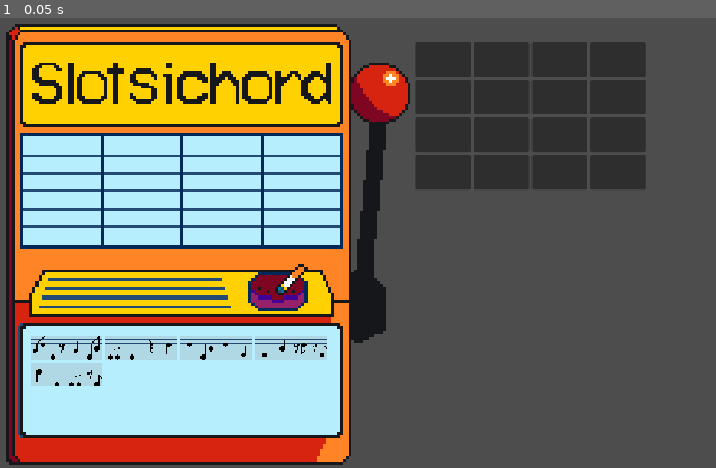
Above: before the commit, frame 1.
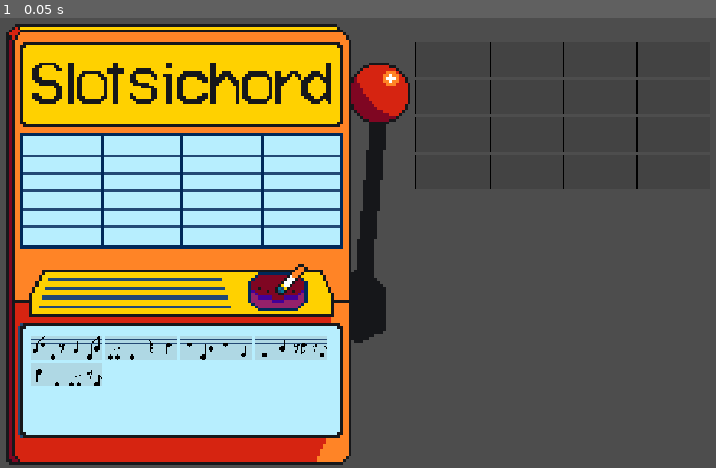
Above: after the commit, the same moment.

Repository: twhassall/slotsichord
Game: Godot game, scene res://scenes/actualScreens/MainScreen.tscn
The game is run twice, just before and just after one commit, with the same random seed, the same clock (stepped at 60 frames per second) and the same inputs.
Inputs:
- Up to frame 1 (0.05 s): no input

The runs differ from the first frame. In frame 1, 0.2% of the frame differs, in the area x 57-90%, y 5-38%.

Commit message:
bar boxes innit

Diff:
--- a/scenes/subScenes/BarSlot.tscn
+++ b/scenes/subScenes/BarSlot.tscn
@@ -2,13 +2,20 @@
 
 [ext_resource type="Script" uid="uid://dtfsrppg6uquv" path="res://scripts/bar_slot.gd" id="1_2b17l"]
 
+[sub_resource type="StyleBoxFlat" id="StyleBoxFlat_0xq38"]
+bg_color = Color(0, 0, 0, 0.12156863)
+border_width_left = 2
+border_color = Color(0, 0, 0, 1)
+anti_aliasing = false
+
 [node name="BarSlot" type="PanelContainer" unique_id=79171669]
-custom_minimum_size = Vector2(80, 50)
+custom_minimum_size = Vector2(106, 50)
 anchors_preset = 15
 anchor_right = 1.0
 anchor_bottom = 1.0
 grow_horizontal = 2
 grow_vertical = 2
+theme_override_styles/panel = SubResource("StyleBoxFlat_0xq38")
 script = ExtResource("1_2b17l")
 
 [node name="TextureRect" type="TextureRect" parent="." unique_id=1227399977]
--- a/scenes/subScenes/slot_machine.tscn
+++ b/scenes/subScenes/slot_machine.tscn
@@ -93,10 +93,10 @@
 [node name="Spin" type="Button" parent="." unique_id=2136534447]
 modulate = Color(1, 1, 1, 0)
 layout_mode = 0
-offset_left = 502.0
-offset_top = 64.0
-offset_right = 591.0
-offset_bottom = 154.0
+offset_left = 543.0
+offset_top = 63.0
+offset_right = 632.0
+offset_bottom = 153.0
 
 [node name="BarOutputArea" type="HFlowContainer" parent="." unique_id=498840211]
 layout_mode = 0
--- a/scripts/arrangement_area.gd
+++ b/scripts/arrangement_area.gd
@@ -9,6 +9,11 @@
 	for line_index in range(4):
 		#create a 'line' box
 		var line = HBoxContainer.new()
+		#change the spacing of the newly made box so lines merge together properly
+
+		#todo borders
+		line.add_theme_constant_override("separation", 0)
+
 		#add this as a child of our container
 		lines_container.add_child(line)
 
--- a/scripts/bar_slot.gd
+++ b/scripts/bar_slot.gd
@@ -1,11 +1,12 @@
 extends PanelContainer
 
-
-# Called when the node enters the scene tree for the first time.
-func _ready() -> void:
-	pass # Replace with function body.
-
-
-# Called every frame. 'delta' is the elapsed time since the previous frame.
-func _process(delta: float) -> void:
-	pass
+#slots accet the drop
+func _can_drop_data(at_position, data):
+	return true
+	#copy the bar data
+func _drop_data(at_position, data):
+	var barDisplay = load("res://scenes/subScenes/BarDisplay.tscn")
+	var thisBar = barDisplay.instantiate()
+	add_child(thisBar)
+	thisBar.set_bar(data)
+	thisBar.set_textures(MusicLibrary.bar_to_sprites(data))
--- a/scripts/musiclibrary.gd
+++ b/scripts/musiclibrary.gd
@@ -15,6 +15,7 @@
 const NOTES = ["C", "D", "E", "G", "A", "C2"]
 
 var sounds = {}
+var beat_sprites = {}
 var current_bar = []
 var player: AudioStreamPlayer
 
@@ -27,6 +28,69 @@
 	sounds["G"]  = load("res://assets/sounds/notes/G.wav")
 	sounds["A"]  = load("res://assets/sounds/notes/A.wav")
 	sounds["C2"] = load("res://assets/sounds/notes/C2.wav")
+
+	beat_sprites["crot_c"] = load("res://assets/sprites/SLOTMACHINEnotes/crot_c.png")
+	beat_sprites["crot_d"] = load("res://assets/sprites/SLOTMACHINEnotes/crot_d.png")
+	beat_sprites["crot_e"] = load("res://assets/sprites/SLOTMACHINEnotes/crot_e.png")
+	beat_sprites["crot_g"] = load("res://assets/sprites/SLOTMACHINEnotes/crot_g.png")
+	beat_sprites["crot_a"] = load("res://assets/sprites/SLOTMACHINEnotes/crot_a.png")
+	beat_sprites["crot_c2"] = load("res://assets/sprites/SLOTMACHINEnotes/crot_c2.png")
+	beat_sprites["crot_r"] = load("res://assets/sprites/SLOTMACHINEnotes/crot_r.png")
+
+	beat_sprites["quav_cc"] = load("res://assets/sprites/SLOTMACHINEnotes/quav_cc.png")
+	beat_sprites["quav_cd"] = load("res://assets/sprites/SLOTMACHINEnotes/quav_cd.png")
+	beat_sprites["quav_ce"] = load("res://assets/sprites/SLOTMACHINEnotes/quav_ce.png")
+	beat_sprites["quav_cg"] = load("res://assets/sprites/SLOTMACHINEnotes/quav_cg.png")
+	beat_sprites["quav_ca"] = load("res://assets/sprites/SLOTMACHINEnotes/quav_ca.png")
+	beat_sprites["quav_cc2"] = load("res://assets/sprites/SLOTMACHINEnotes/quav_cc2.png")
+	beat_sprites["quav_cr"] = load("res://assets/sprites/SLOTMACHINEnotes/quav_cr.png")
+
+	beat_sprites["quav_dc"] = load("res://assets/sprites/SLOTMACHINEnotes/quav_dc.png")
+	beat_sprites["quav_dd"] = load("res://assets/sprites/SLOTMACHINEnotes/quav_dd.png")
+	beat_sprites["quav_de"] = load("res://assets/sprites/SLOTMACHINEnotes/quav_de.png")
+	beat_sprites["quav_dg"] = load("res://assets/sprites/SLOTMACHINEnotes/quav_dg.png")
+	beat_sprites["quav_da"] = load("res://assets/sprites/SLOTMACHINEnotes/quav_da.png")
+	beat_sprites["quav_dc2"] = load("res://assets/sprites/SLOTMACHINEnotes/quav_dc2.png")
+	beat_sprites["quav_dr"] = load("res://assets/sprites/SLOTMACHINEnotes/quav_dr.png")
+
+	beat_sprites["quav_ec"] = load("res://assets/sprites/SLOTMACHINEnotes/quav_ec.png")
+	beat_sprites["quav_ed"] = load("res://assets/sprites/SLOTMACHINEnotes/quav_ed.png")
+	beat_sprites["quav_ee"] = load("res://assets/sprites/SLOTMACHINEnotes/quav_ee.png")
+	beat_sprites["quav_eg"] = load("res://assets/sprites/SLOTMACHINEnotes/quav_eg.png")
+	beat_sprites["quav_ea"] = load("res://assets/sprites/SLOTMACHINEnotes/quav_ea.png")
+	beat_sprites["quav_ec2"] = load("res://assets/sprites/SLOTMACHINEnotes/quav_ec2.png")
+	beat_sprites["quav_er"] = load("res://assets/sprites/SLOTMACHINEnotes/quav_er.png")
+
+	beat_sprites["quav_gc"] = load("res://assets/sprites/SLOTMACHINEnotes/quav_gc.png")
+	beat_sprites["quav_gd"] = load("res://assets/sprites/SLOTMACHINEnotes/quav_gd.png")
+	beat_sprites["quav_ge"] = load("res://assets/sprites/SLOTMACHINEnotes/quav_ge.png")
+	beat_sprites["quav_gg"] = load("res://assets/sprites/SLOTMACHINEnotes/quav_gg.png")
+	beat_sprites["quav_ga"] = load("res://assets/sprites/SLOTMACHINEnotes/quav_ga.png")
+	beat_sprites["quav_gc2"] = load("res://assets/sprites/SLOTMACHINEnotes/quav_gc2.png")
+	beat_sprites["quav_gr"] = load("res://assets/sprites/SLOTMACHINEnotes/quav_gr.png")
+
+	beat_sprites["quav_ac"] = load("res://assets/sprites/SLOTMACHINEnotes/quav_ac.png")
+	beat_sprites["quav_ad"] = load("res://assets/sprites/SLOTMACHINEnotes/quav_ad.png")
+	beat_sprites["quav_ae"] = load("res://assets/sprites/SLOTMACHINEnotes/quav_ae.png")
+	beat_sprites["quav_ag"] = load("res://assets/sprites/SLOTMACHINEnotes/quav_ag.png")
+	beat_sprites["quav_aa"] = load("res://assets/sprites/SLOTMACHINEnotes/quav_aa.png")
+	beat_sprites["quav_ac2"] = load("res://assets/sprites/SLOTMACHINEnotes/quav_ac2.png")
+	beat_sprites["quav_ar"] = load("res://assets/sprites/SLOTMACHINEnotes/quav_ar.png")
+
+	beat_sprites["quav_c2c"] = load("res://assets/sprites/SLOTMACHINEnotes/quav_c2c.png")
+	beat_sprites["quav_c2d"] = load("res://assets/sprites/SLOTMACHINEnotes/quav_c2d.png")
+	beat_sprites["quav_c2e"] = load("res://assets/sprites/SLOTMACHINEnotes/quav_c2e.png")
+	beat_sprites["quav_c2g"] = load("res://assets/sprites/SLOTMACHINEnotes/quav_c2g.png")
+	beat_sprites["quav_c2a"] = load("res://assets/sprites/SLOTMACHINEnotes/quav_c2a.png")
+	beat_sprites["quav_c2c2"] = load("res://assets/sprites/SLOTMACHINEnotes/quav_c2c2.png")
+	beat_sprites["quav_c2r"] = load("res://assets/sprites/SLOTMACHINEnotes/quav_c2r.png")
+
+	beat_sprites["quav_rc"] = load("res://assets/sprites/SLOTMACHINEnotes/quav_rc.png")
+	beat_sprites["quav_rd"] = load("res://assets/sprites/SLOTMACHINEnotes/quav_rd.png")
+	beat_sprites["quav_re"] = load("res://assets/sprites/SLOTMACHINEnotes/quav_re.png")
+	beat_sprites["quav_rg"] = load("res://assets/sprites/SLOTMACHINEnotes/quav_rg.png")
+	beat_sprites["quav_ra"] = load("res://assets/sprites/SLOTMACHINEnotes/quav_ra.png")
+	beat_sprites["quav_rc2"] = load("res://assets/sprites/SLOTMACHINEnotes/quav_rc2.png")
 
 func generate_beat():
 	##range affect how often certain length of notes appear. We don't want too many rests.
@@ -59,6 +123,14 @@
 	else:
 		return "quav_" + note_to_sprite_name(beat[0][0]) + note_to_sprite_name(beat[1][0])
 
+#call the list from here always
+func bar_to_sprites(bar):
+	var sprites = []
+	for beat in bar:
+		var key = beat_to_key(beat)
+		sprites.append(beat_sprites[key])
+	return sprites
+
 func note_to_sprite_name(note):
 	match note:
 		"C": return "c"
--- a/scripts/slot_machine.gd
+++ b/scripts/slot_machine.gd
@@ -7,7 +7,6 @@
 
 @onready var barOuputarea = $BarOutputArea
 
-var beat_sprites = {}
 var current_bar = []
 var spinSound
 var player: AudioStreamPlayer
@@ -19,84 +18,21 @@
 
 	spinSound = load("res://assets/sounds/slotMachineSpin.wav")
 
-	beat_sprites["crot_c"] = load("res://assets/sprites/SLOTMACHINEnotes/crot_c.png")
-	beat_sprites["crot_d"] = load("res://assets/sprites/SLOTMACHINEnotes/crot_d.png")
-	beat_sprites["crot_e"] = load("res://assets/sprites/SLOTMACHINEnotes/crot_e.png")
-	beat_sprites["crot_g"] = load("res://assets/sprites/SLOTMACHINEnotes/crot_g.png")
-	beat_sprites["crot_a"] = load("res://assets/sprites/SLOTMACHINEnotes/crot_a.png")
-	beat_sprites["crot_c2"] = load("res://assets/sprites/SLOTMACHINEnotes/crot_c2.png")
-	beat_sprites["crot_r"] = load("res://assets/sprites/SLOTMACHINEnotes/crot_r.png")
-
-	beat_sprites["quav_cc"] = load("res://assets/sprites/SLOTMACHINEnotes/quav_cc.png")
-	beat_sprites["quav_cd"] = load("res://assets/sprites/SLOTMACHINEnotes/quav_cd.png")
-	beat_sprites["quav_ce"] = load("res://assets/sprites/SLOTMACHINEnotes/quav_ce.png")
-	beat_sprites["quav_cg"] = load("res://assets/sprites/SLOTMACHINEnotes/quav_cg.png")
-	beat_sprites["quav_ca"] = load("res://assets/sprites/SLOTMACHINEnotes/quav_ca.png")
-	beat_sprites["quav_cc2"] = load("res://assets/sprites/SLOTMACHINEnotes/quav_cc2.png")
-	beat_sprites["quav_cr"] = load("res://assets/sprites/SLOTMACHINEnotes/quav_cr.png")
-
-	beat_sprites["quav_dc"] = load("res://assets/sprites/SLOTMACHINEnotes/quav_dc.png")
-	beat_sprites["quav_dd"] = load("res://assets/sprites/SLOTMACHINEnotes/quav_dd.png")
-	beat_sprites["quav_de"] = load("res://assets/sprites/SLOTMACHINEnotes/quav_de.png")
-	beat_sprites["quav_dg"] = load("res://assets/sprites/SLOTMACHINEnotes/quav_dg.png")
-	beat_sprites["quav_da"] = load("res://assets/sprites/SLOTMACHINEnotes/quav_da.png")
-	beat_sprites["quav_dc2"] = load("res://assets/sprites/SLOTMACHINEnotes/quav_dc2.png")
-	beat_sprites["quav_dr"] = load("res://assets/sprites/SLOTMACHINEnotes/quav_dr.png")
-
-	beat_sprites["quav_ec"] = load("res://assets/sprites/SLOTMACHINEnotes/quav_ec.png")
-	beat_sprites["quav_ed"] = load("res://assets/sprites/SLOTMACHINEnotes/quav_ed.png")
-	beat_sprites["quav_ee"] = load("res://assets/sprites/SLOTMACHINEnotes/quav_ee.png")
-	beat_sprites["quav_eg"] = load("res://assets/sprites/SLOTMACHINEnotes/quav_eg.png")
-	beat_sprites["quav_ea"] = load("res://assets/sprites/SLOTMACHINEnotes/quav_ea.png")
-	beat_sprites["quav_ec2"] = load("res://assets/sprites/SLOTMACHINEnotes/quav_ec2.png")
-	beat_sprites["quav_er"] = load("res://assets/sprites/SLOTMACHINEnotes/quav_er.png")
-
-	beat_sprites["quav_gc"] = load("res://assets/sprites/SLOTMACHINEnotes/quav_gc.png")
-	beat_sprites["quav_gd"] = load("res://assets/sprites/SLOTMACHINEnotes/quav_gd.png")
-	beat_sprites["quav_ge"] = load("res://assets/sprites/SLOTMACHINEnotes/quav_ge.png")
-	beat_sprites["quav_gg"] = load("res://assets/sprites/SLOTMACHINEnotes/quav_gg.png")
-	beat_sprites["quav_ga"] = load("res://assets/sprites/SLOTMACHINEnotes/quav_ga.png")
-	beat_sprites["quav_gc2"] = load("res://assets/sprites/SLOTMACHINEnotes/quav_gc2.png")
-	beat_sprites["quav_gr"] = load("res://assets/sprites/SLOTMACHINEnotes/quav_gr.png")
-
-	beat_sprites["quav_ac"] = load("res://assets/sprites/SLOTMACHINEnotes/quav_ac.png")
-	beat_sprites["quav_ad"] = load("res://assets/sprites/SLOTMACHINEnotes/quav_ad.png")
-	beat_sprites["quav_ae"] = load("res://assets/sprites/SLOTMACHINEnotes/quav_ae.png")
-	beat_sprites["quav_ag"] = load("res://assets/sprites/SLOTMACHINEnotes/quav_ag.png")
-	beat_sprites["quav_aa"] = load("res://assets/sprites/SLOTMACHINEnotes/quav_aa.png")
-	beat_sprites["quav_ac2"] = load("res://assets/sprites/SLOTMACHINEnotes/quav_ac2.png")
-	beat_sprites["quav_ar"] = load("res://assets/sprites/SLOTMACHINEnotes/quav_ar.png")
-
-	beat_sprites["quav_c2c"] = load("res://assets/sprites/SLOTMACHINEnotes/quav_c2c.png")
-	beat_sprites["quav_c2d"] = load("res://assets/sprites/SLOTMACHINEnotes/quav_c2d.png")
-	beat_sprites["quav_c2e"] = load("res://assets/sprites/SLOTMACHINEnotes/quav_c2e.png")
-	beat_sprites["quav_c2g"] = load("res://assets/sprites/SLOTMACHINEnotes/quav_c2g.png")
-	beat_sprites["quav_c2a"] = load("res://assets/sprites/SLOTMACHINEnotes/quav_c2a.png")
-	beat_sprites["quav_c2c2"] = load("res://assets/sprites/SLOTMACHINEnotes/quav_c2c2.png")
-	beat_sprites["quav_c2r"] = load("res://assets/sprites/SLOTMACHINEnotes/quav_c2r.png")
-
-	beat_sprites["quav_rc"] = load("res://assets/sprites/SLOTMACHINEnotes/quav_rc.png")
-	beat_sprites["quav_rd"] = load("res://assets/sprites/SLOTMACHINEnotes/quav_rd.png")
-	beat_sprites["quav_re"] = load("res://assets/sprites/SLOTMACHINEnotes/quav_re.png")
-	beat_sprites["quav_rg"] = load("res://assets/sprites/SLOTMACHINEnotes/quav_rg.png")
-	beat_sprites["quav_ra"] = load("res://assets/sprites/SLOTMACHINEnotes/quav_ra.png")
-	beat_sprites["quav_rc2"] = load("res://assets/sprites/SLOTMACHINEnotes/quav_rc2.png")
-
 	#test code - REMOVE THIS
 	for i in range(5):
 
 		render_bar(MusicLibrary.generate_bar())
 
 func random_sprite_key():
-	return beat_sprites.keys().pick_random()
+	return MusicLibrary.beat_sprites.keys().pick_random()
 
 func spin_reel(reel, final_key):
 	player.stream = spinSound
 	player.play()
 	for i in range(20):
-		reel.texture = beat_sprites[random_sprite_key()]
+		reel.texture = MusicLibrary.beat_sprites[random_sprite_key()]
 		await get_tree().create_timer(0.05).timeout
-	reel.texture = beat_sprites[final_key]
+	reel.texture = MusicLibrary.beat_sprites[final_key]
 	player.stop()
 
 
@@ -128,14 +64,10 @@
 	print (current_bar)
 
 func render_bar(bar):
-	var sprites = []
-	for beat in bar:
-		var sprite_key = MusicLibrary.beat_to_key(beat)
-		sprites.append(beat_sprites[sprite_key])
+	var sprites = MusicLibrary.bar_to_sprites(bar)
 
 	var bar_scene = load("res://scenes/subScenes/BarDisplay.tscn")
 	var bar_node = bar_scene.instantiate()
 	barOuputarea.add_child(bar_node)
 	bar_node.set_textures(sprites)
-
 	bar_node.set_bar(bar)
